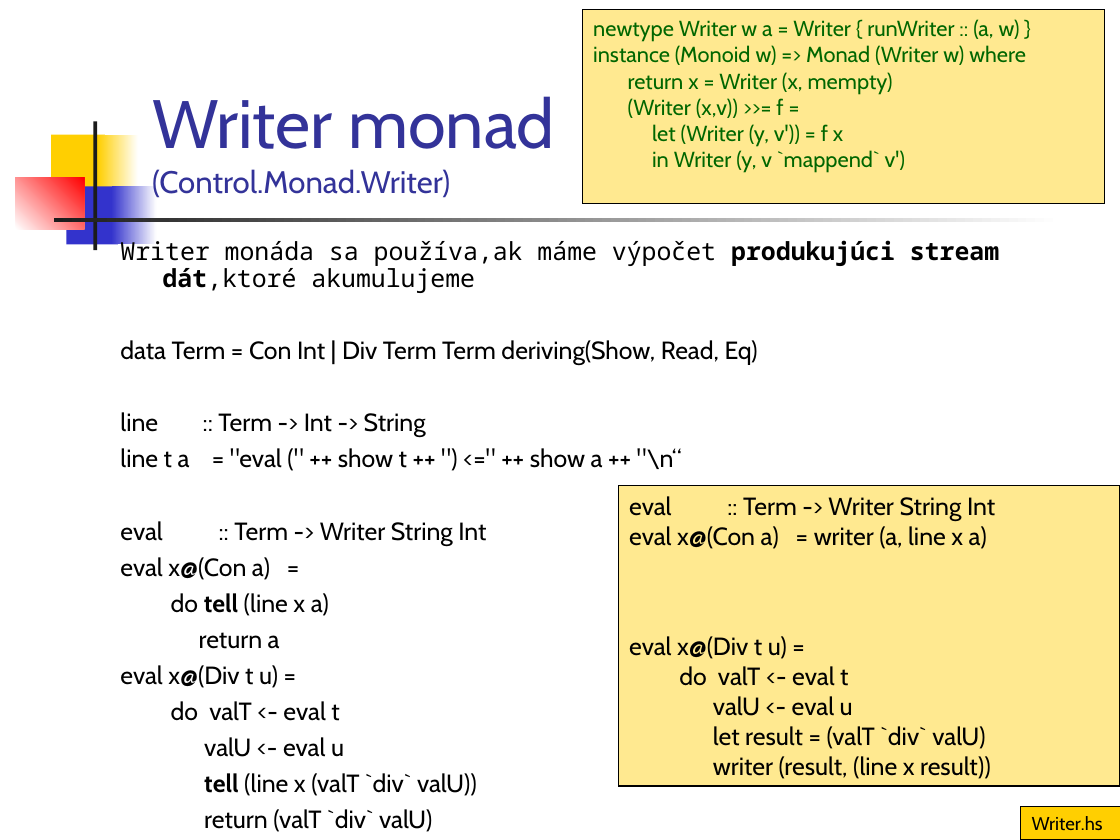
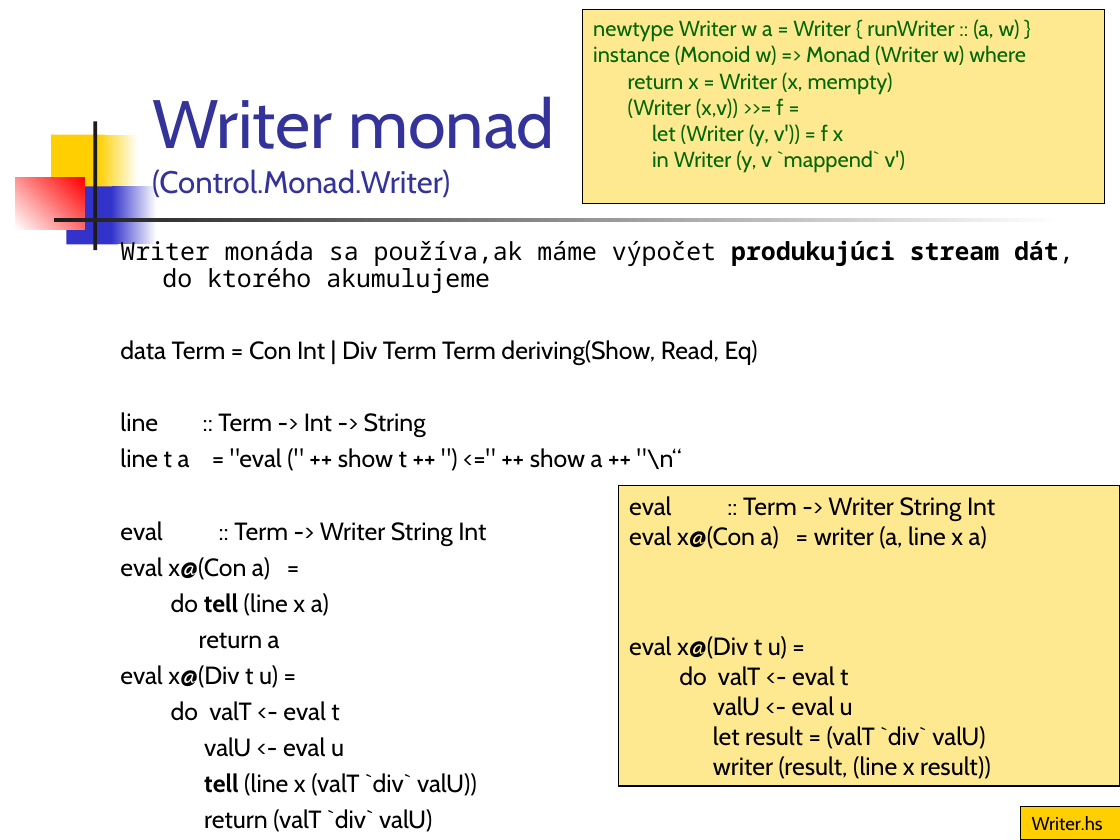
Before and after one commit to Funkcionalne/Prednasky, a slide deck: slide 10 of 13/13_fpro.ppt. Drawn at 1120x840 pixels with LibreOffice and Linux fonts; fonts in the diff are those of the drawing. Boxes give left, top, right and bottom in pixels: in the first picture for what was removed or moved away, otherwise in the second. Text is boxed around its words. In the diff, an @@ line names an element or a change of style, - is before the commit and + after.

```diff
--- a/13/13_fpro.ppt
+++ b/13/13_fpro.ppt
@@ text at box(120, 237, 1074, 293): text changed @@
-Writer monáda sa používa,ak máme výpočet produkujúci stream dát,ktoré akumulujeme
+Writer monáda sa používa,ak máme výpočet produkujúci stream dát, do ktorého akumulujeme
```
Also in this commit, not shown: 3 other slides changed, 13 other files.
